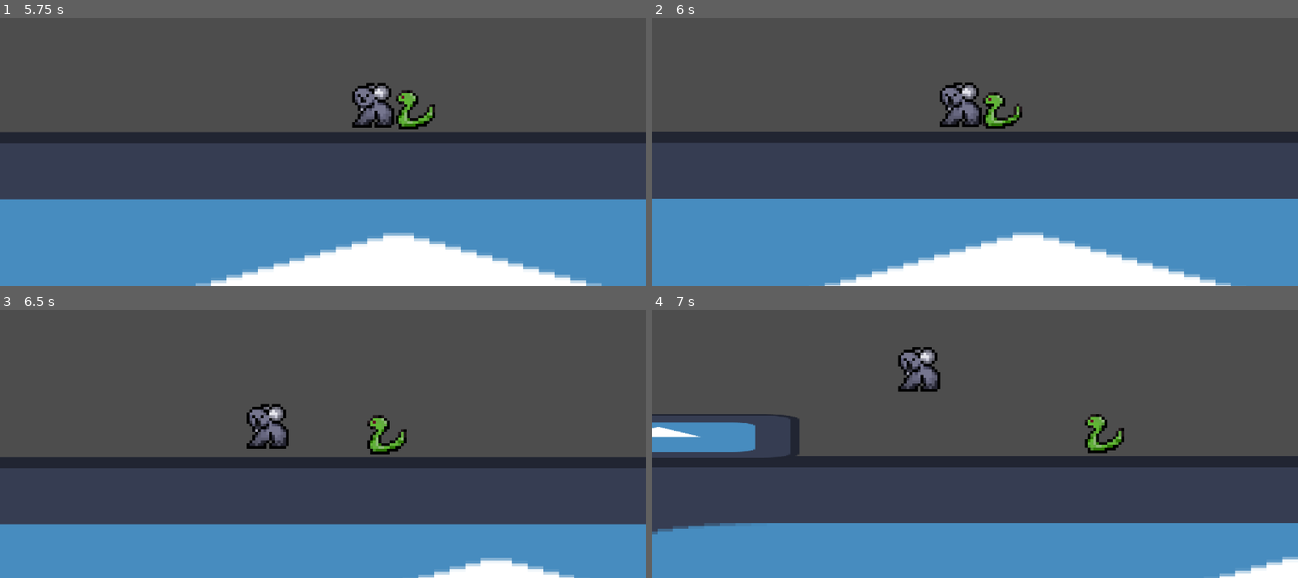
Above: before the commit, frames 1-4 (two rows, left to right).
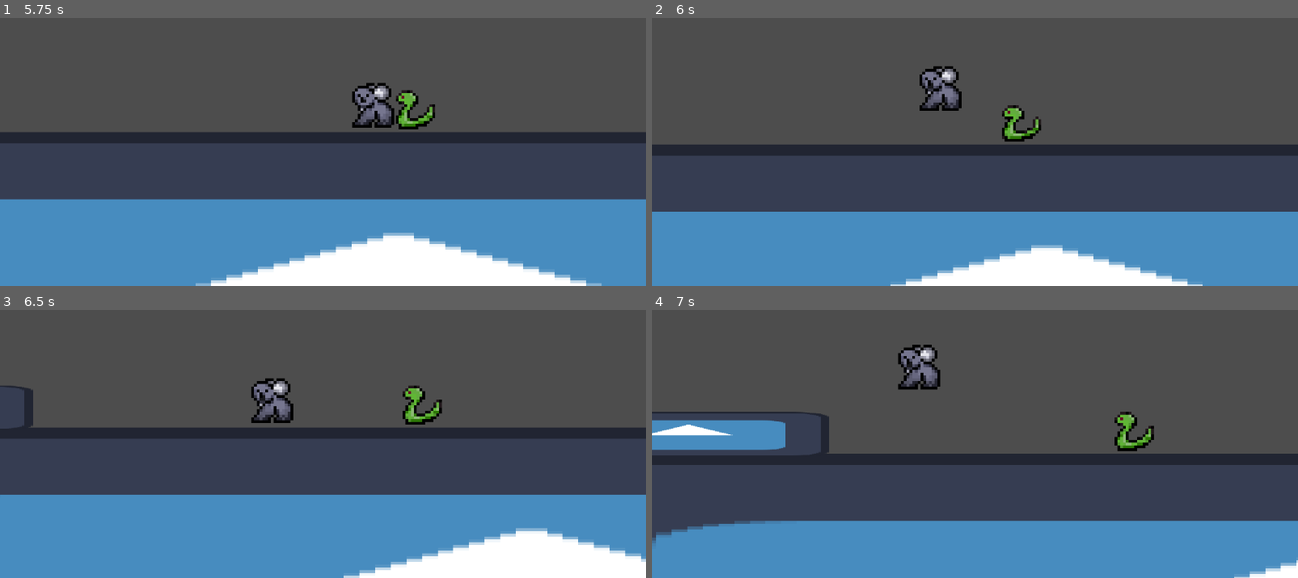
Above: after the commit, the same moments.

Repository: JeremyLikesCats/SuperKoalaRun
Game: Godot game, scene res://Scenes & Scripts/Levels/level_test.tscn
Two runs of this game, one before a commit and one after it. Both use one fixed random seed, a clock stepped at 60 frames per second and the inputs below. The engine's default icon, where the game draws it, is replaced by a stand-in: a white triangle on a blue panel in a dark square.
Inputs:
- Up to frame 1 (5.75 s): hold D (Right) 0.53-2.03 s; tap Space (Jump) at 0.77, 1.52, 3.02, 3.77, 4.52 s; hold A (Left) 2.03-2.78 s; hold D (Right) 2.78-4.28 s; hold A (Left) 4.28-5.03 s; hold D (Right) from 5.03 s (still down)
- Up to frame 2 (6 s): release D (Right) at 5.78 s; hold A (Left) from 5.78 s (still down)
- Up to frame 3 (6.5 s): keep holding A (Left); tap Space (Jump) at 6.02 s
- Up to frame 4 (7 s): keep holding A (Left); tap Space (Jump) at 6.77 s

Frame 1 is identical in both runs. In frame 2, 18% of the frame differs, in the area x 0-100%, y 18-100%; in frame 3, 26%, in the area x 0-100%, y 25-100%; in frame 4, 6.6%.
Error before the commit: Invalid access to property or key 'health' on a base object of type 'Node (stats.gd)'. (res://Scenes)

Commit message:
erferferf

Diff:
--- a/Scenes & Scripts/Characters/golden_leaf.tscn
+++ b/Scenes & Scripts/Characters/golden_leaf.tscn
@@ -1,6 +1,6 @@
 [gd_scene load_steps=4 format=3 uid="uid://b50i28q4ktvwj"]
 
-[ext_resource type="Script" uid="uid://d33dq8lffvkem" path="res://golden_leaf.gd" id="1_qhyx7"]
+[ext_resource type="Script" uid="uid://d33dq8lffvkem" path="res://Scenes & Scripts/Characters/scripts/golden_leaf.gd" id="1_qhyx7"]
 [ext_resource type="Texture2D" uid="uid://bfe228fhcpmxb" path="res://Assets/Sprite-0004.png" id="2_la4u4"]
 
 [sub_resource type="RectangleShape2D" id="RectangleShape2D_f43xc"]
--- a/Scenes & Scripts/Characters/player.tscn
+++ b/Scenes & Scripts/Characters/player.tscn
@@ -1,8 +1,7 @@
-[gd_scene load_steps=9 format=3 uid="uid://b8qirrg0fdf2f"]
+[gd_scene load_steps=8 format=3 uid="uid://b8qirrg0fdf2f"]
 
 [ext_resource type="Script" uid="uid://bxmd12kt3e84p" path="res://Scenes & Scripts/Characters/scripts/player.gd" id="1_eiqjv"]
 [ext_resource type="Texture2D" uid="uid://ct2lr27n1mj8p" path="res://Assets/Koala_Idle-Sheet.png" id="2_eiqjv"]
-[ext_resource type="Script" uid="uid://cma2ddl1yrrfl" path="res://Scenes & Scripts/Characters/stats_label.gd" id="3_r00r3"]
 
 [sub_resource type="RectangleShape2D" id="RectangleShape2D_eiqjv"]
 size = Vector2(15, 15.5)
@@ -57,13 +56,3 @@
 [node name="KnockbackTimer" type="Timer" parent="."]
 wait_time = 0.2
 one_shot = true
-
-[node name="Stats" type="Node" parent="."]
-
-[node name="Stats Label" type="Label" parent="Stats"]
-offset_left = -115.0
-offset_top = -65.0
-offset_right = -62.0
-offset_bottom = -42.0
-text = "Health"
-script = ExtResource("3_r00r3")
--- /dev/null
+++ b/Scenes & Scripts/Characters/scripts/health.gd
@@ -0,0 +1,4 @@
+extends Label
+
+func _process(delta: float) -> void:
+	self.text = str(PlayerGlobals.health)
--- a/Scenes & Scripts/Characters/scripts/killzone.gd
+++ b/Scenes & Scripts/Characters/scripts/killzone.gd
@@ -12,7 +12,6 @@
 		# Deduct health
 		if PlayerGlobals.health > 1:
 			PlayerGlobals.health -= damage
-			Stats.health_change()
 		else:
 			print("You died")
 			PlayerGlobals.health = PlayerGlobals.MAX_HEALTH
--- a/Scenes & Scripts/Characters/stats_label.gd
+++ /dev/null
@@ -1,5 +0,0 @@
-extends Label
-
-# Called every frame. 'delta' is the elapsed time since the previous frame.
-func _process(delta: float) -> void:
-	text = Stats.health
--- a/Scenes & Scripts/Globals/stats.gd
+++ /dev/null
@@ -1,7 +0,0 @@
-extends Node
-
-
-@onready var heath_label: Label = $"Heath Label"
-
-func heath_change():
-	heath_label.text = "x" + str(PlayerGlobals.health)
--- a/Scenes & Scripts/Levels/level_1.tscn
+++ b/Scenes & Scripts/Levels/level_1.tscn
@@ -1,11 +1,12 @@
-[gd_scene load_steps=10 format=3 uid="uid://wnhyue7ka2ja"]
+[gd_scene load_steps=12 format=3 uid="uid://wnhyue7ka2ja"]
 
 [ext_resource type="Texture2D" uid="uid://80dn2pexkiwe" path="res://Assets/GrasslandTileMap.png" id="1_s6k22"]
 [ext_resource type="PackedScene" uid="uid://b8qirrg0fdf2f" path="res://Scenes & Scripts/Characters/player.tscn" id="2_yahll"]
 [ext_resource type="PackedScene" uid="uid://cigk5wr4e4tsb" path="res://Scenes & Scripts/Characters/killzone.tscn" id="4_576p1"]
 [ext_resource type="PackedScene" uid="uid://c1k44u1c0dinu" path="res://Scenes & Scripts/Characters/snake.tscn" id="5_7xudw"]
 [ext_resource type="PackedScene" uid="uid://b50i28q4ktvwj" path="res://Scenes & Scripts/Characters/golden_leaf.tscn" id="6_4ago1"]
-[ext_resource type="PackedScene" uid="uid://batssswxc7724" path="res://Scenes & Scripts/Characters/lava_blob.tscn" id="6_fqbi2"]
+[ext_resource type="PackedScene" path="res://Scenes & Scripts/Characters/lava_blob.tscn" id="6_fqbi2"]
+[ext_resource type="Script" uid="uid://sg5cge71dgy6" path="res://Scenes & Scripts/Characters/scripts/health.gd" id="7_576p1"]
 
 [sub_resource type="TileSetAtlasSource" id="TileSetAtlasSource_jlc67"]
 texture = ExtResource("1_s6k22")
@@ -84,6 +85,9 @@
 [sub_resource type="WorldBoundaryShape2D" id="WorldBoundaryShape2D_xvudc"]
 distance = -87.0
 
+[sub_resource type="Theme" id="Theme_576p1"]
+default_font_size = 100
+
 [node name="level_1" type="Node2D"]
 
 [node name="TileMap" type="TileMap" parent="."]
@@ -108,3 +112,12 @@
 
 [node name="lava_blob" parent="." instance=ExtResource("6_fqbi2")]
 position = Vector2(457, -40)
+
+[node name="GUI" type="CanvasLayer" parent="."]
+
+[node name="Health" type="Label" parent="GUI"]
+offset_right = 40.0
+offset_bottom = 23.0
+theme = SubResource("Theme_576p1")
+text = "health"
+script = ExtResource("7_576p1")
--- a/project.godot
+++ b/project.godot
@@ -19,7 +19,6 @@
 [autoload]
 
 PlayerGlobals="*res://Scenes & Scripts/Globals/player_globals.gd"
-Stats="*res://Scenes & Scripts/Globals/stats.gd"
 
 [global_group]
 
Not shown, added: Scenes & Scripts/Characters/scripts/health.gd.uid
Not shown, removed: Scenes & Scripts/Characters/stats_label.gd.uid
Not shown, removed: Scenes & Scripts/Globals/stats.gd.uid
